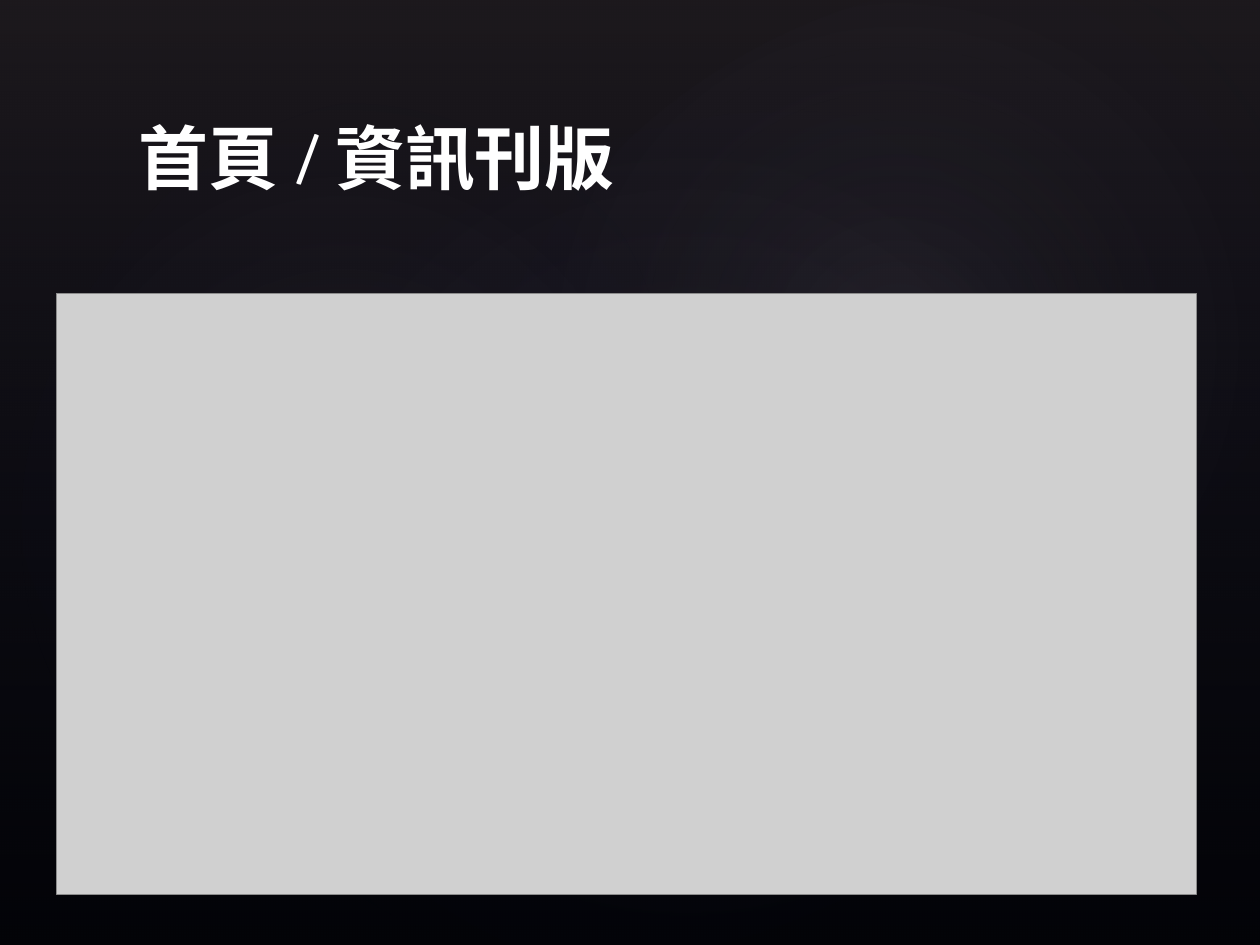
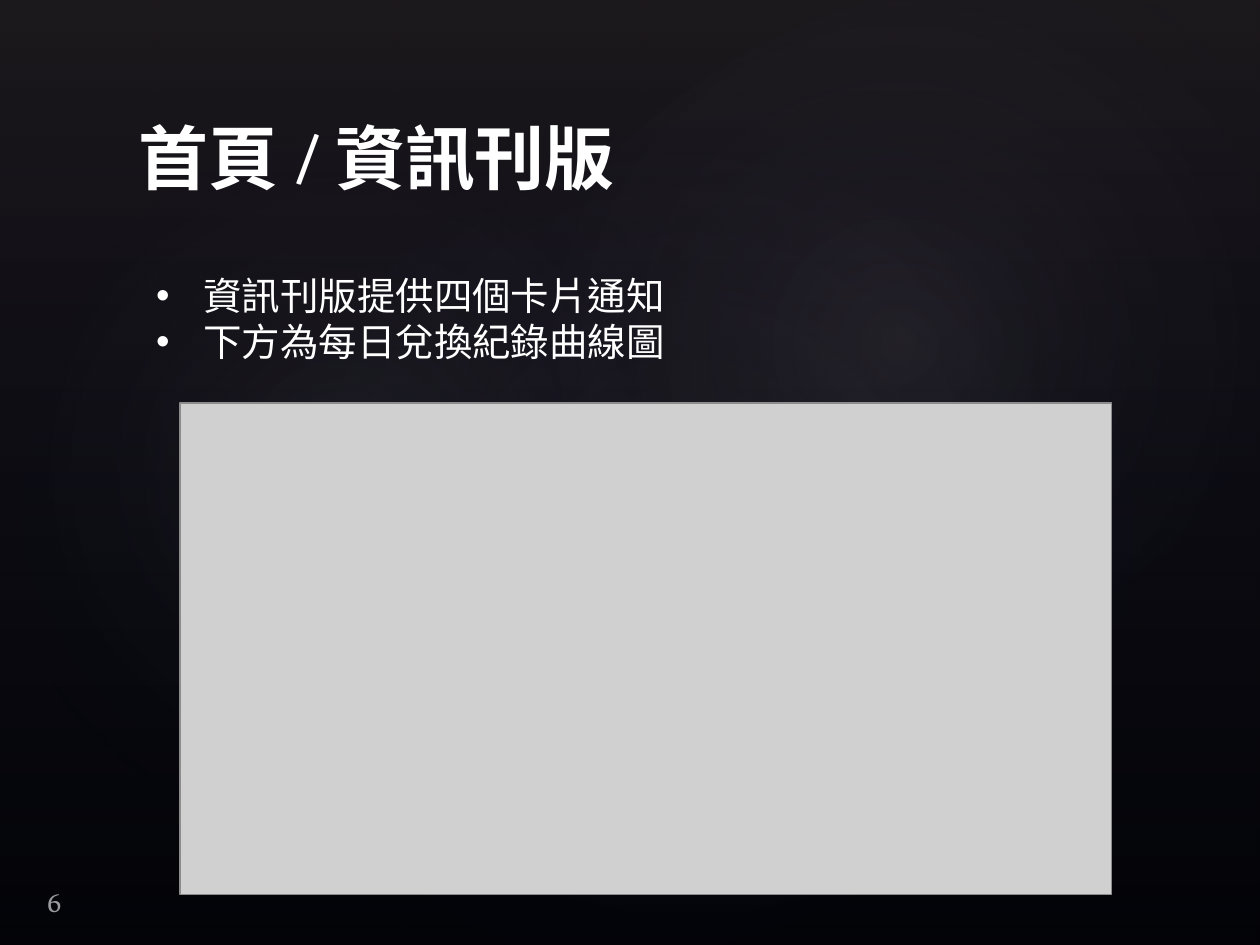
Before and after one commit to explooosion/iShareLoveMeal, a slide deck: slide 6 of doc/愛心便當收銀系統.pptx. Drawn at 1260x945 pixels with LibreOffice and Linux fonts; fonts in the diff are those of the drawing; grey boxes stand for pictures; background and template pictures are left out. Boxes give left, top, right and bottom in pixels: in the first picture for what was removed or moved away, otherwise in the second. Text is boxed around its words. In the diff, an @@ line names an element or a change of style, - is before the commit and + after.

```diff
--- a/doc/愛心便當收銀系統.pptx
+++ b/doc/愛心便當收銀系統.pptx
@@ text added at (203, 277, 664, 360), 22 pt, text #FFFFFF @@
+• 資訊刊版提供四個卡片通知
+• 下方為每日兌換紀錄曲線圖
@@ picture: place and size @@
-picture at (57, 294, 1197, 895)
+picture at (180, 403, 1111, 895)
@@ page number added at (47, 894, 61, 912), 16 pt, text #FFFFFF at 60% opacity @@
+6
```
Also in this commit, not shown: 12 other slides changed.
